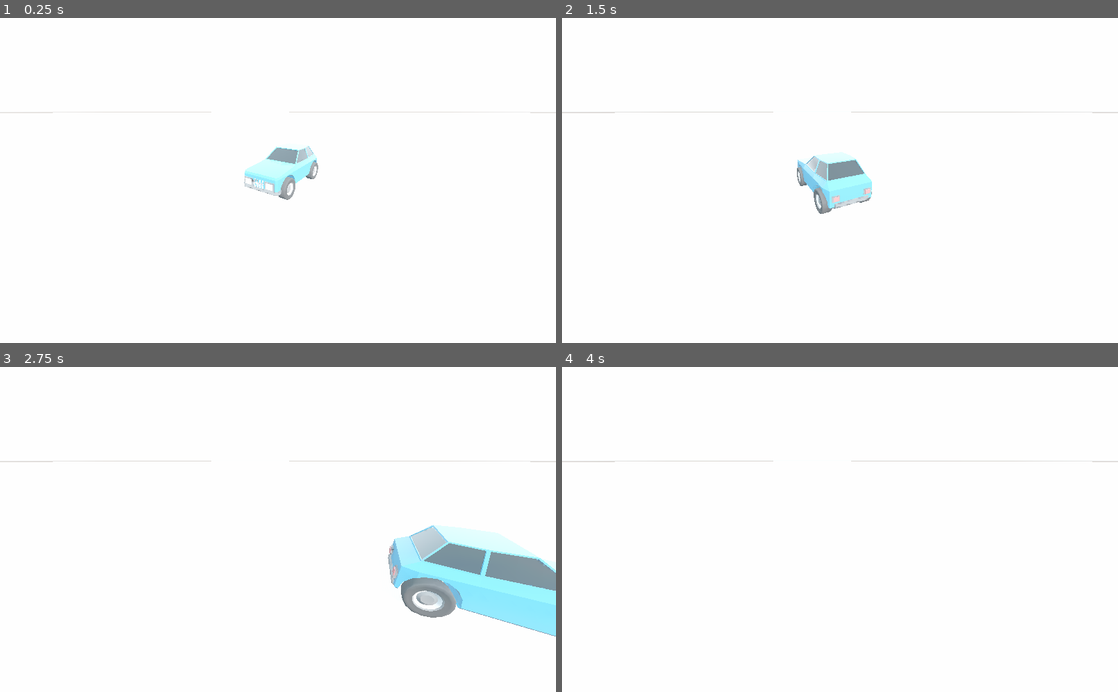
Above: before the commit, frames 1-4 (two rows, left to right).
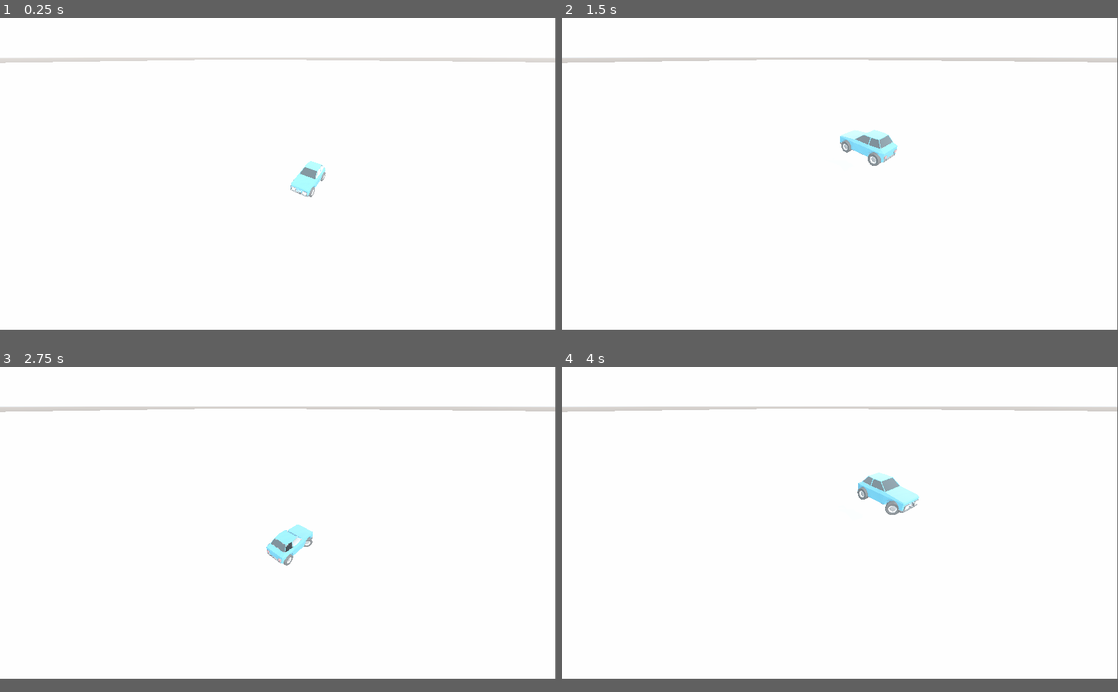
Above: after the commit, the same moments.

Repository: eriksk/godot-league
Game: Godot game, scene res://MainScene.tscn
Two runs of this game, one before a commit and one after it. Both use one fixed random seed, a clock stepped at 60 frames per second and the inputs below.
Inputs:
- Up to frame 1 (0.25 s): no input
- Up to frame 2 (1.5 s): tap Enter at 0.5 s; hold Right (steer_right) 0.53-1.28 s; tap Up (gas) at 0.6 s; tap Space (jump, bound only after the commit) at 0.77, 0.8, 1.07, 1.35 s; hold Down (reverse) from 1.28 s (still down)
- Up to frame 3 (2.75 s): tap Space (jump, bound only after the commit) at 1.52, 1.82, 2.3 s; tap Up (gas) at 1.55, 2.1 s; release Down (reverse) at 2.03 s; hold Right (steer_right) from 2.03 s (still down)
- Up to frame 4 (4 s): tap Up (gas) at 2.85 s; tap Space (jump, bound only after the commit) at 3.02, 3.32, 3.6, 3.77 s; release Right (steer_right) at 3.53 s; hold Left (steer_left) from 3.53 s (still down)
In our replay, the window is 800x468 before the commit and 799x449 after it. These sizes can differ from the game's own. Grey fills any space a smaller window leaves; there, only what the larger window draws over its background counts as a difference.

The runs differ from the first frame. In frame 1, 2.7% of the frame differs, in the area x 0-100%, y 12-56%; in frame 2, 3.7%; in frame 3, 9.0%, in the area x 0-100%, y 12-83%; in frame 4, 2.1%.

Commit message:
added friction and air drag

Diff:
--- a/Cars/Car.tscn
+++ b/Cars/Car.tscn
@@ -12,9 +12,10 @@
 radius = 0.5
 
 [node name="RigidBody" type="RigidBody"]
+mass = 50.0
+linear_damp = 0.0
+angular_damp = 0.0
 script = ExtResource( 4 )
-steer_speed = 15.0
-acceleration = 50.0
 
 [node name="CollisionShape" type="CollisionShape" parent="."]
 transform = Transform( 1, 0, 0, 0, 1, 0, 0, 0, 1, 0, 1.1798, 0.182501 )
--- a/MainScene.tscn
+++ b/MainScene.tscn
@@ -14,7 +14,7 @@
 transform = Transform( 1, 0, 0, 0, 1, 0, 0, 0, 1, 0, 0.105268, 0 )
 
 [node name="Camera" type="Camera" parent="."]
-transform = Transform( 0.835712, -0.215186, 0.505254, 0, 0.920034, 0.391839, -0.549169, -0.327465, 0.768883, 4.15464, 3.65743, 7.21638 )
+transform = Transform( 0.835712, -0.329609, 0.439254, 0, 0.799852, 0.600197, -0.549169, -0.501592, 0.668446, 4.15464, 10.6633, 12.2615 )
 environment = ExtResource( 3 )
 fov = 90.0
 far = 1000.0
--- a/Scripts/Cars/Car.gd
+++ b/Scripts/Cars/Car.gd
@@ -5,15 +5,21 @@
 onready var wheel_back_left: Wheel = $Car/BottomPlate/Wheel_Back_Left
 onready var wheel_back_right: Wheel = $Car/BottomPlate/Wheel_Back_Right
 
-export var max_steer_angle_degrees = 35.0
-export var steer_speed = 1.0
-export var acceleration: float = 1.0
+export var max_steer_angle_degrees: float = 35.0
+export var steer_speed: float = 15.0
+export var acceleration: float = 50.0
+export var jump_force: float = 10.0
+export var air_drag: float = 0.1
+export var angular_damping: float = 10
 
 var steering: float = 0.0
 var input_steering: float = 0.0
 var input_gas: float = 0.0
+var input_jump: bool = false
 
 var wheels: Array = []
+var all_wheels_grounded = false
+var wheels_grounded = 0
 
 func _ready():
 	wheels.append(wheel_front_left)
@@ -35,13 +41,42 @@
 	wheel_front_left.steer(degrees)
 	wheel_front_right.steer(degrees)
 
+func jump():
+	apply_impulse(Vector3.ZERO, transform.basis.y * jump_force * mass)
+
 func _process(delta):
 	input_steering = Input.get_axis("steer_right", "steer_left")
 	input_gas =	Input.get_axis("reverse", "gas")
+	input_jump = Input.is_action_just_pressed("jump")
+
+	wheels_grounded = 0
+	for wheel in wheels:
+		if wheel.grounded:
+			wheels_grounded += 1
+
+	all_wheels_grounded = wheels_grounded == 4
 
 	integrate_steering(delta)
 	steer(steering * deg2rad(max_steer_angle_degrees))
+	if input_jump and wheel_front_left.grounded:
+		jump()
 
 func _physics_process(_delta):
-	add_torque(Vector3(0, steering * deg2rad(max_steer_angle_degrees) * 100.0, 0))
-	add_central_force(transform.basis.z * input_gas * acceleration)
+	if all_wheels_grounded:
+		# acceleration
+		add_central_force(transform.basis.z * input_gas * acceleration * mass)
+		# wheel lateral forces
+		apply_lateral_force()
+
+	# steering
+	add_torque(Vector3(0, steering * deg2rad(max_steer_angle_degrees) * 50.0 * mass, 0))
+	# air drag
+	add_central_force(-linear_velocity * air_drag * mass)
+	# torque damping
+	add_torque(-angular_velocity * angular_damping * mass)
+
+func apply_lateral_force():
+	# TODO: Per wheel lateral force?
+	var velocity_direction = linear_velocity.normalized()
+	var dot = transform.basis.x.dot(velocity_direction)
+	add_central_force(-transform.basis.x * dot * linear_velocity.length() * mass * 20.0)
--- a/project.godot
+++ b/project.godot
@@ -24,6 +24,11 @@
 run/main_scene="res://MainScene.tscn"
 config/icon="res://icon.png"
 
+[display]
+
+window/size/width=1920
+window/size/height=1080
+
 [gui]
 
 common/drop_mouse_on_gui_input_disabled=true
@@ -44,14 +49,20 @@
 }
 gas={
 "deadzone": 0.5,
-"events": [ Object(InputEventJoypadMotion,"resource_local_to_scene":false,"resource_name":"","device":0,"axis":4,"axis_value":1.0,"script":null)
+"events": [ Object(InputEventJoypadMotion,"resource_local_to_scene":false,"resource_name":"","device":0,"axis":7,"axis_value":1.0,"script":null)
 , Object(InputEventKey,"resource_local_to_scene":false,"resource_name":"","device":0,"alt":false,"shift":false,"control":false,"meta":false,"command":false,"pressed":false,"scancode":16777232,"physical_scancode":0,"unicode":0,"echo":false,"script":null)
  ]
 }
 reverse={
 "deadzone": 0.5,
-"events": [ Object(InputEventJoypadMotion,"resource_local_to_scene":false,"resource_name":"","device":0,"axis":4,"axis_value":-1.0,"script":null)
+"events": [ Object(InputEventJoypadMotion,"resource_local_to_scene":false,"resource_name":"","device":0,"axis":6,"axis_value":1.0,"script":null)
 , Object(InputEventKey,"resource_local_to_scene":false,"resource_name":"","device":0,"alt":false,"shift":false,"control":false,"meta":false,"command":false,"pressed":false,"scancode":16777234,"physical_scancode":0,"unicode":0,"echo":false,"script":null)
+ ]
+}
+jump={
+"deadzone": 0.5,
+"events": [ Object(InputEventKey,"resource_local_to_scene":false,"resource_name":"","device":0,"alt":false,"shift":false,"control":false,"meta":false,"command":false,"pressed":false,"scancode":32,"physical_scancode":0,"unicode":0,"echo":false,"script":null)
+, Object(InputEventJoypadButton,"resource_local_to_scene":false,"resource_name":"","device":0,"button_index":0,"pressure":0.0,"pressed":false,"script":null)
  ]
 }
 
